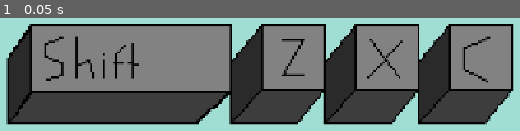
Above: before the commit, frame 1.
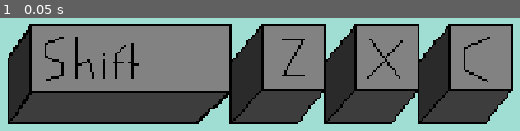
Above: after the commit, the same moment.

Repository: PenguWoodGanon/Shift-ZXC
Game: Godot game, scene res://Scenes/main_menu.tscn
Same seed, same stepped clock (60 frames per second), same inputs: the game is played once before the commit and once after it. Before the commit the project has no main scene; this scene is started directly in both runs.
Inputs:
- Up to frame 1 (0.05 s): no input

The runs differ from the first frame. In frame 1, 3.4% of the frame differs, in the area x 1-99%, y 5-95%.

Commit message:
Added the Game's Icon into the project

Diff:
--- a/Godot - Shift ZXC/project.godot
+++ b/Godot - Shift ZXC/project.godot
@@ -11,8 +11,9 @@
 [application]
 
 config/name="Shift ZXC"
+run/main_scene="uid://tc5muexuhflx"
 config/features=PackedStringArray("4.7", "GL Compatibility")
-config/icon="res://icon.svg"
+config/icon="uid://qvlun5yl0aja"
 
 [display]
 
@@ -25,6 +26,7 @@
 
 [rendering]
 
+textures/canvas_textures/default_texture_filter=0
 rendering_device/driver.windows="d3d12"
 renderer/rendering_method="gl_compatibility"
 renderer/rendering_method.mobile="gl_compatibility"
Not shown, added: Godot - Shift ZXC/game-icon.png.import
